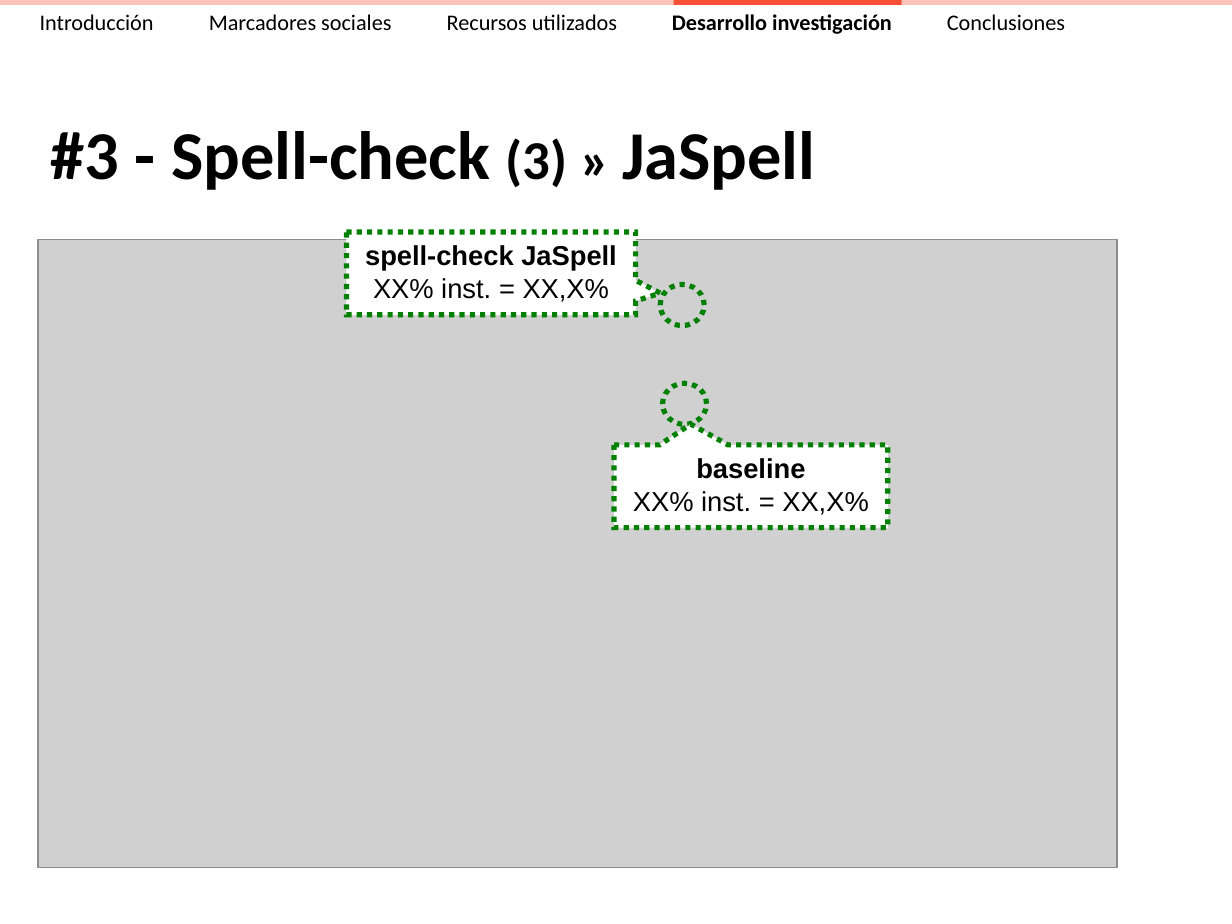
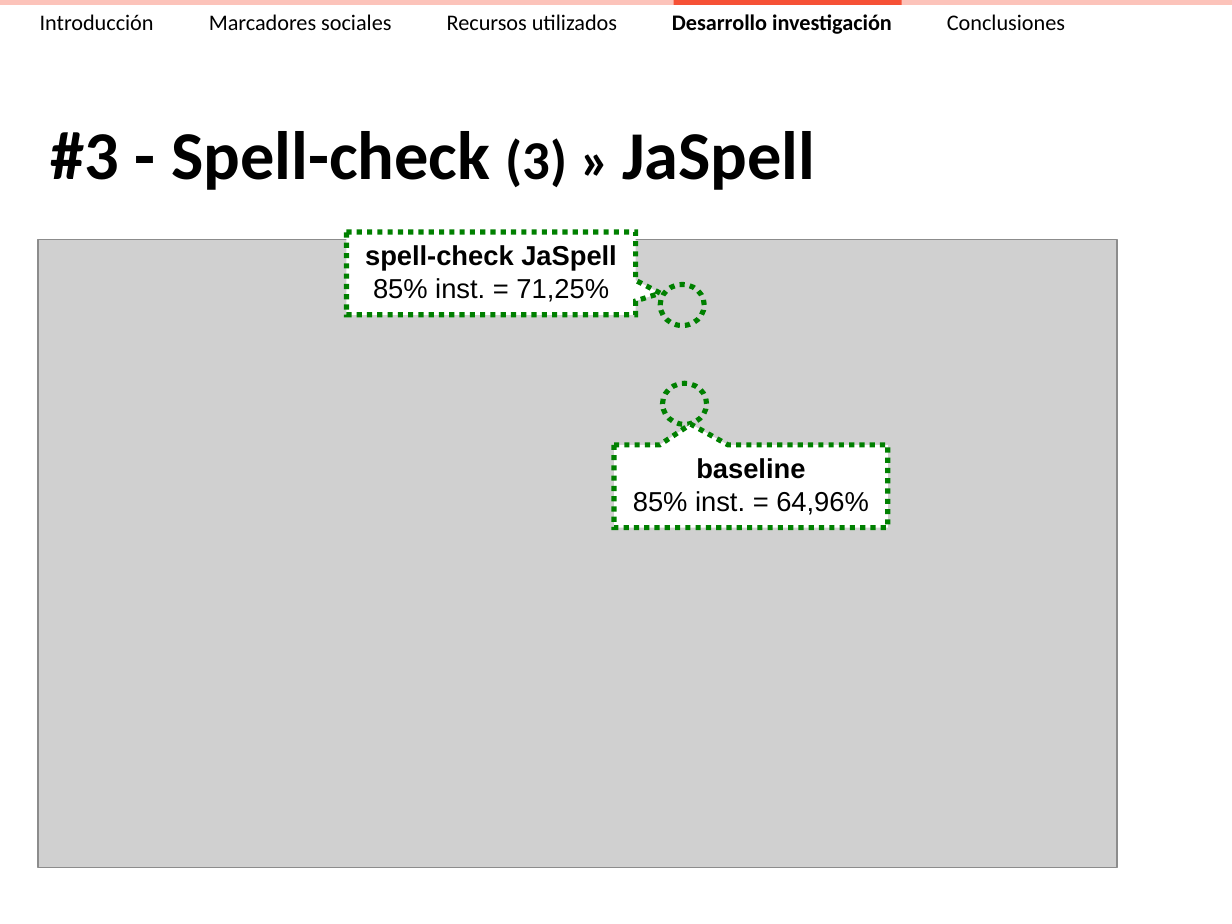
Before and after one commit to ak907kenai/nicotournetesis, a slide deck: slide 39 of docs_trunk/Presentación/Nicolás Tourné - Presentación Tesis (v2.3).ppt. Drawn at 1232x924 pixels with LibreOffice and Linux fonts; fonts in the diff are those of the drawing; grey boxes stand for pictures. Boxes give left, top, right and bottom in pixels: in the first picture for what was removed or moved away, otherwise in the second. Text is boxed around its words. In the diff, an @@ line names an element or a change of style, - is before the commit and + after.

```diff
--- a/docs_trunk/Presentación/Nicolás Tourné - Presentación Tesis (v2.3).ppt
+++ b/docs_trunk/Presentación/Nicolás Tourné - Presentación Tesis (v2.3).ppt
@@ text in speech box at bbox=[365, 245, 617, 302]: text changed @@
-spell-check JaSpell
-XX% inst. = XX,X%
+spell-check JaSpell
+85% inst. = 71,25%
@@ text in speech box at bbox=[633, 458, 869, 515]: text changed @@
-baseline
-XX% inst. = XX,X%
+baseline
+85% inst. = 64,96%
```
Also in this commit, not shown: 6 other slides changed.
